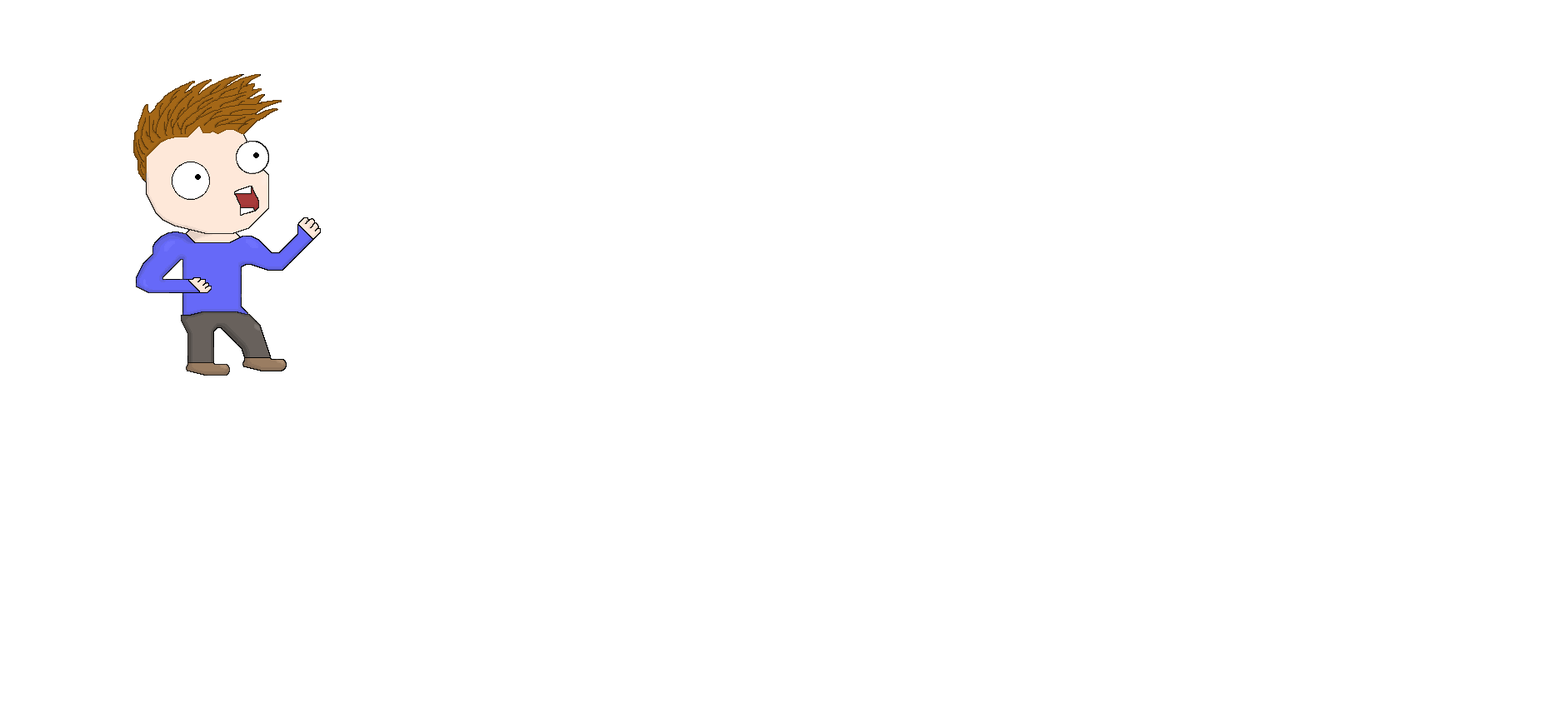
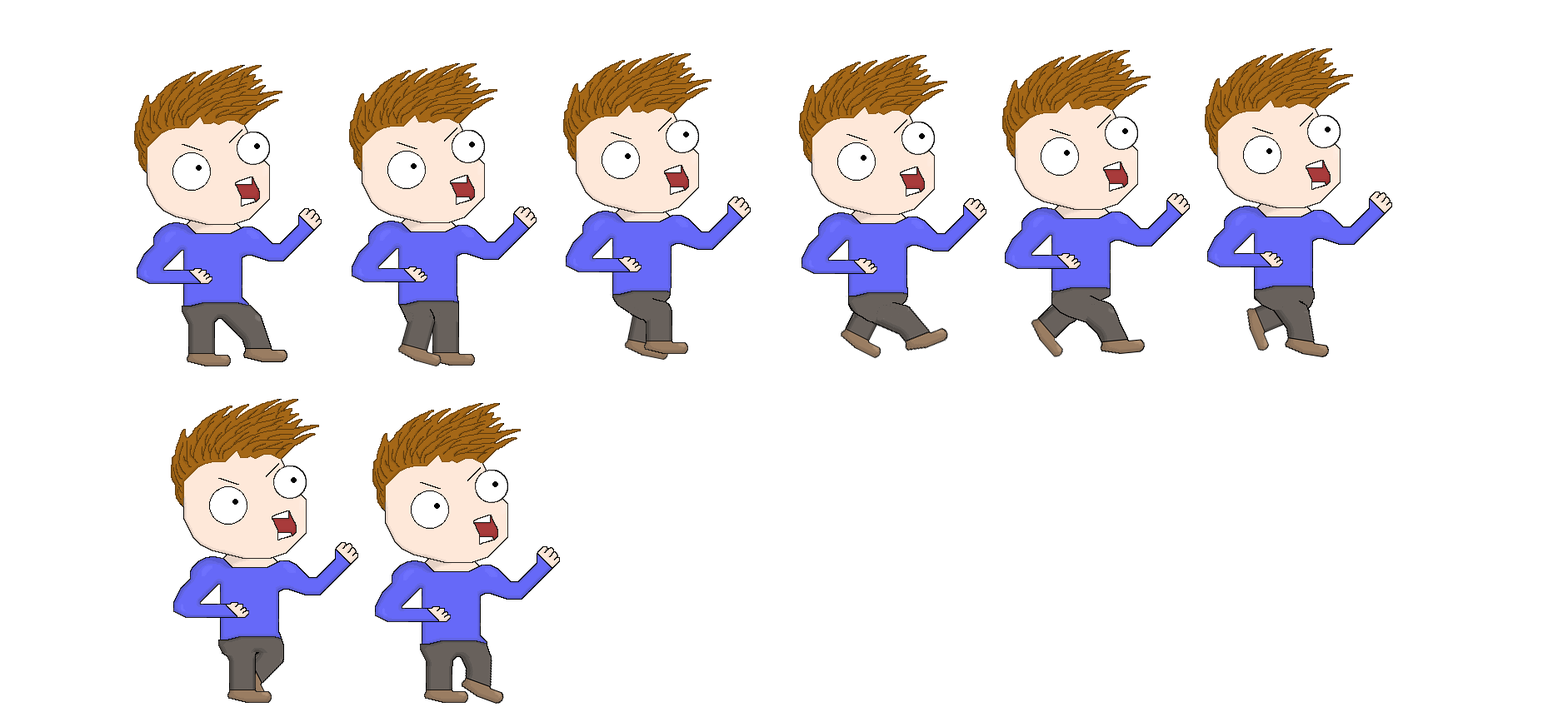
Revision of a layered 1568 x 722 image; what changed, layer by layer:
added layer "Ebene 10" above "Ebene 15" over [1002, 49, 1190, 359]
added layer "Ebene 15" above "Ebene 19" over [798, 54, 987, 360]
added layer "Ebene 19" above "Ebene 23" over [1204, 48, 1393, 359]
added layer "Ebene 23" above "Ebene 24" over [170, 399, 359, 705]
added layer "Ebene 24" above "Ebene 27" over [372, 403, 560, 705]
added layer "Ebene 27" above "Ebene 31" over [563, 53, 751, 361]
added layer "Ebene 31" above "Ebene 7" over [349, 63, 537, 368]
painted on "Ebene 7" over [133, 64, 322, 377]
